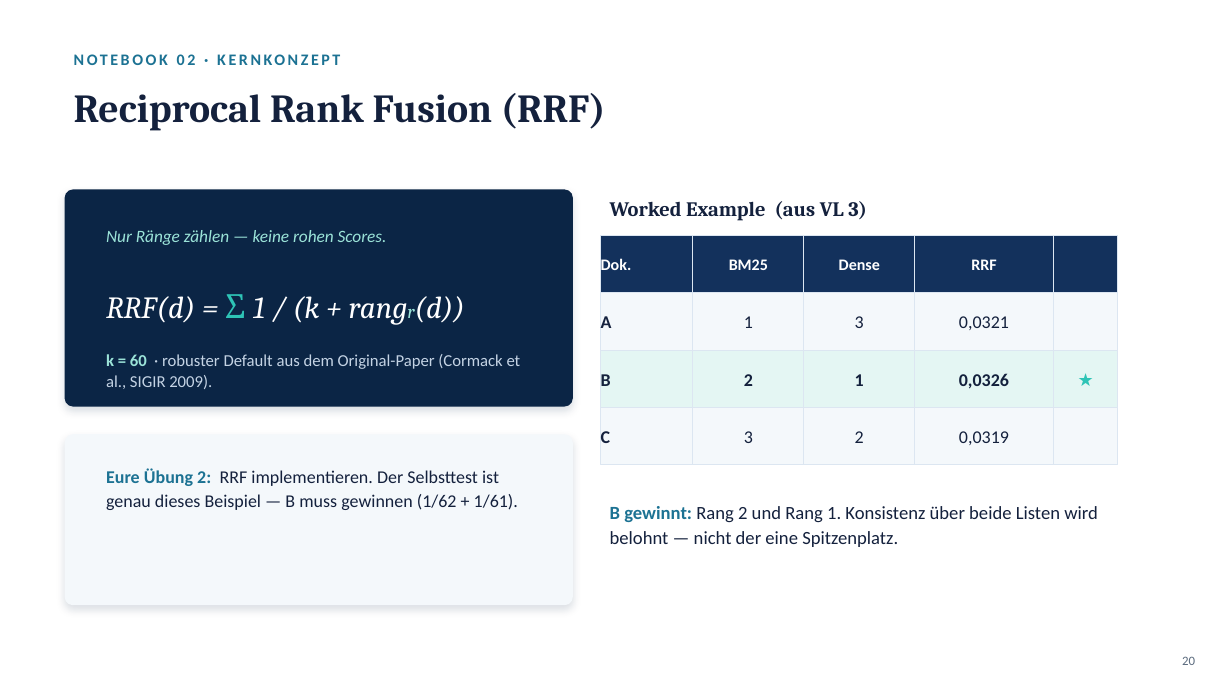
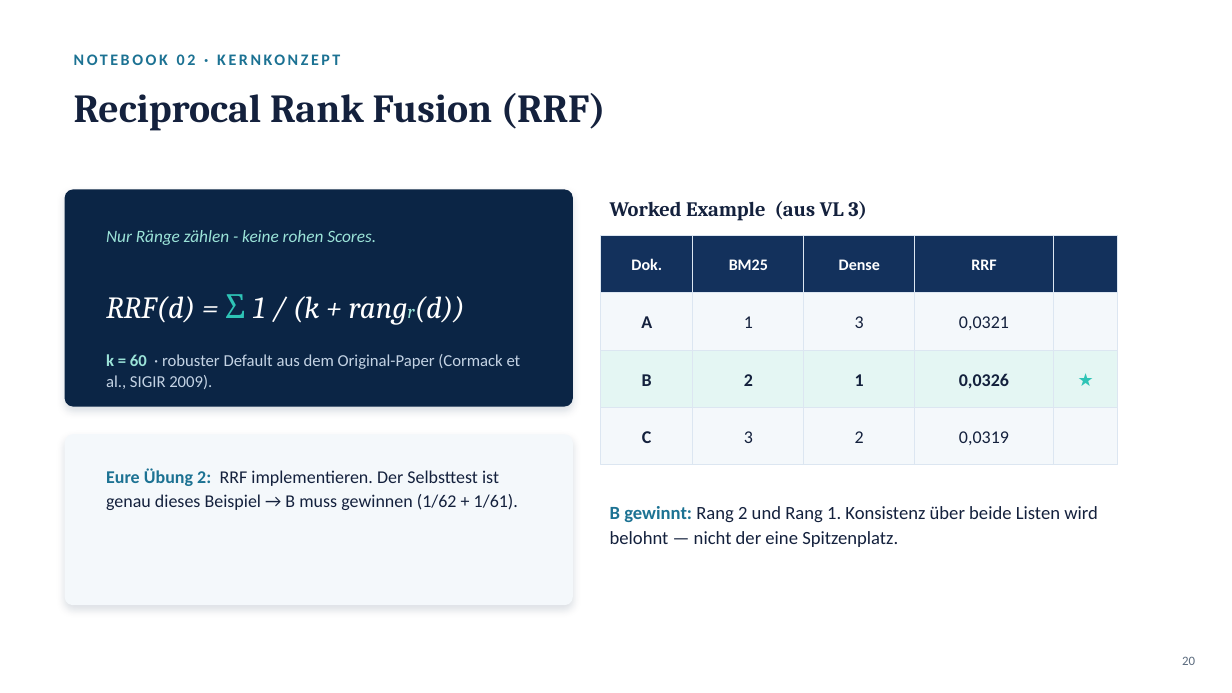
Before and after one commit to JBderLeuchtturm/nordlicht-workshop, a slide deck: slide 20 of RAG_Advanced_Folien.pptx. Drawn at 1232x693 pixels with LibreOffice and Linux fonts; fonts in the diff are those of the drawing. Boxes give left, top, right and bottom in pixels: in the first picture for what was removed or moved away, otherwise in the second. Text is boxed around its words. In the diff, an @@ line names an element or a change of style, - is before the commit and + after.

```diff
--- a/RAG_Advanced_Folien.pptx
+++ b/RAG_Advanced_Folien.pptx
@@ text at <box>106,230,376,245</box>: text changed @@
-Nur Ränge zählen — keine rohen Scores.
+Nur Ränge zählen - keine rohen Scores.
@@ alignment left to centre in 4 elements at <box>631,258,662,270</box>, <box>641,316,652,328</box>, <box>642,374,652,386</box>, <box>642,431,652,443</box> @@
@@ text at <box>106,468,518,510</box>: text changed @@
-Eure Übung 2: RRF implementieren. Der Selbsttest ist genau dieses Beispiel — B muss gewinnen (1/62 + 1/61).
+Eure Übung 2: RRF implementieren. Der Selbsttest ist genau dieses Beispiel → B muss gewinnen (1/62 + 1/61).
```
Also in this commit, not shown: 29 other slides changed, 1 slide removed.
